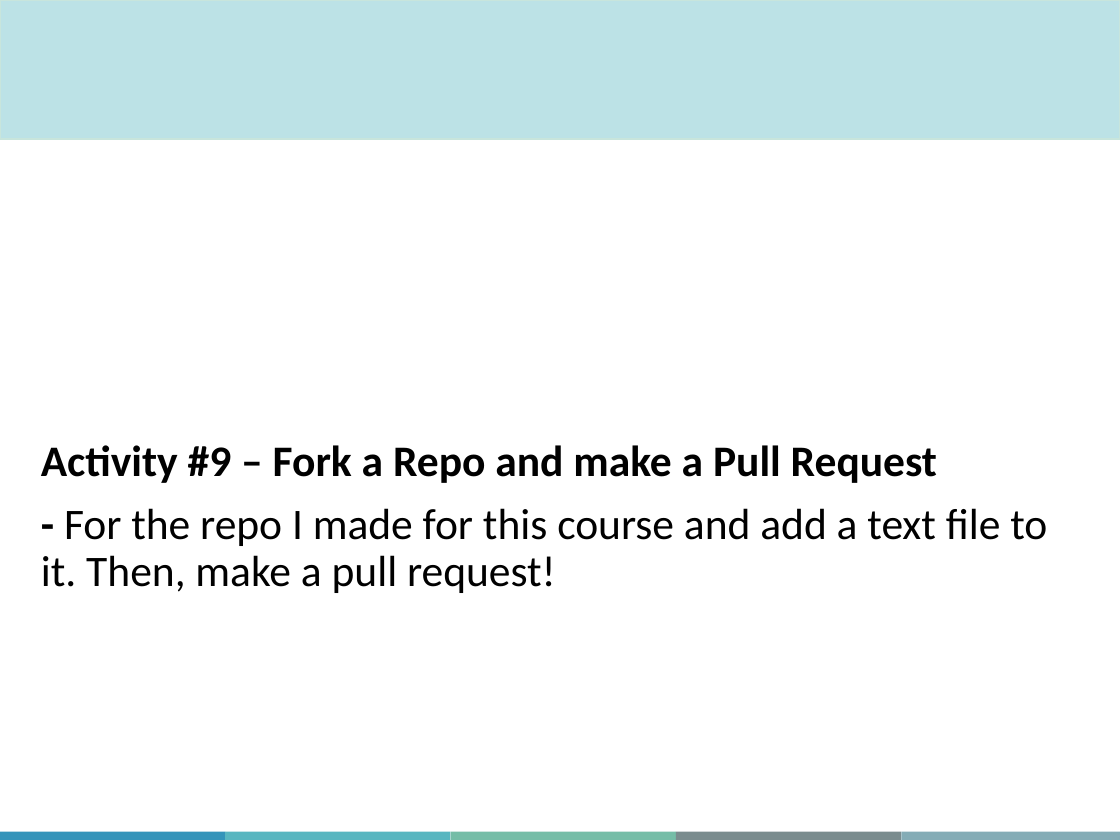
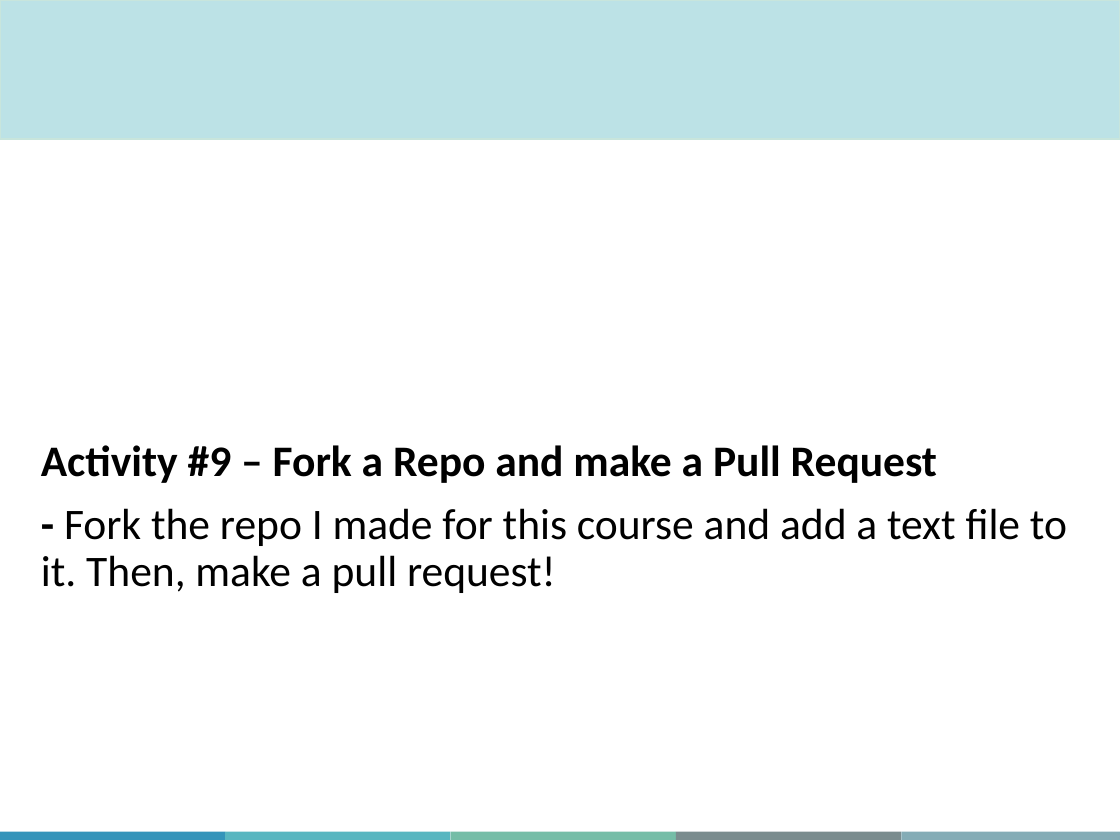
Before and after one commit to aosakwe/MiCM_IntroToGitHub, a slide deck: slide 44 of Slides/MiCM_GitHub_Workshop.pptx (slide 32 before the commit). Drawn at 1120x840 pixels with LibreOffice and Linux fonts; fonts in the diff are those of the drawing; background and template pictures are left out. Boxes give left, top, right and bottom in pixels: in the first picture for what was removed or moved away, otherwise in the second. Text is boxed around its words. In the diff, an @@ line names an element or a change of style, - is before the commit and + after.

Commit message:
Progress in Slides
Completed majority of slides. Still need to finish polls, fork and cloning slides. Also added the PDF  versions of the canva posters

```diff
--- a/Slides/MiCM_GitHub_Workshop.pptx
+++ b/Slides/MiCM_GitHub_Workshop.pptx
@@ text at (41, 508, 1067, 593): text changed @@
-- For the repo I made for this course and add a text file to it. Then, make a pull request!
+- Fork the repo I made for this course and add a text file to it. Then, make a pull request!
```
Also in this commit, not shown: 16 other slides changed, 15 slides added, 1 slide removed, 2 other files.
